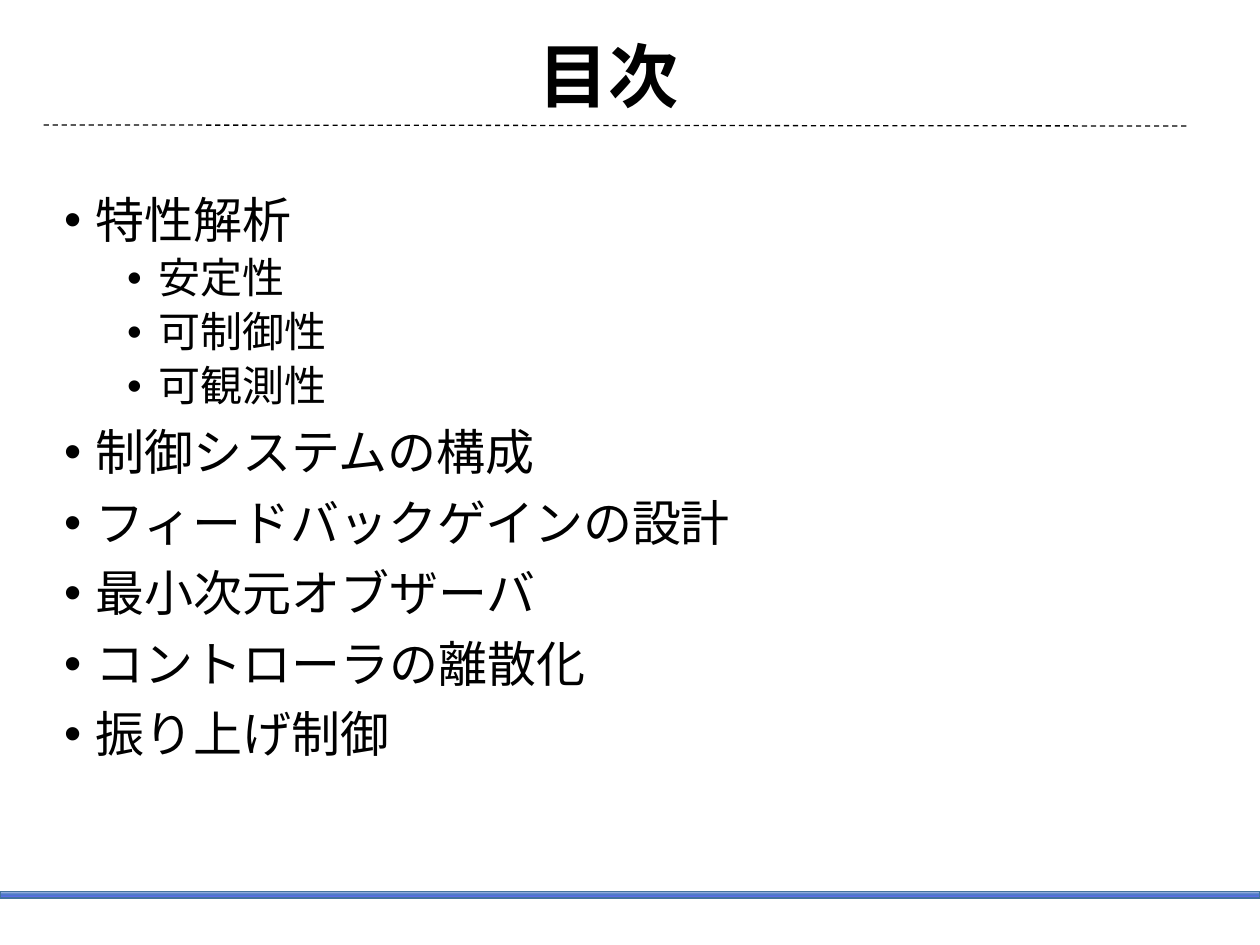
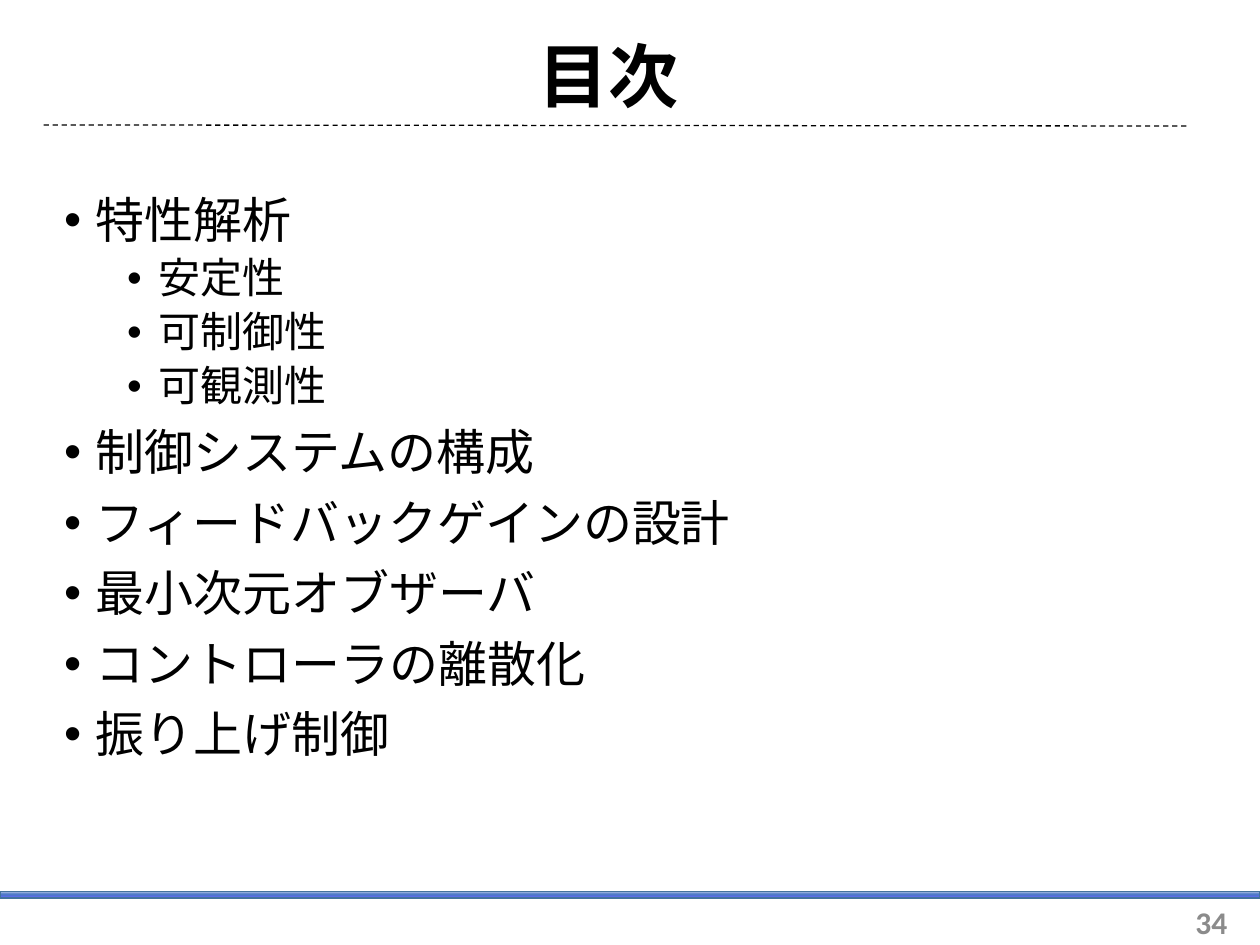
Before and after one commit to arabian9ts/Pendulum, a slide deck: slide 34 of presentation/pendulum_theory.pptx. Drawn at 1260x945 pixels with LibreOffice and Linux fonts; fonts in the diff are those of the drawing. Boxes give left, top, right and bottom in pixels: in the first picture for what was removed or moved away, otherwise in the second. Text is boxed around its words. In the diff, an @@ line names an element or a change of style, - is before the commit and + after.

```diff
--- a/presentation/pendulum_theory.pptx
+++ b/presentation/pendulum_theory.pptx
@@ page number added at (1195, 913, 1227, 934), 18 pt, text #8C8C8C, bold @@
+34
```
Also in this commit, not shown: 11 other slides changed, 1 slide added, 10 other files.
